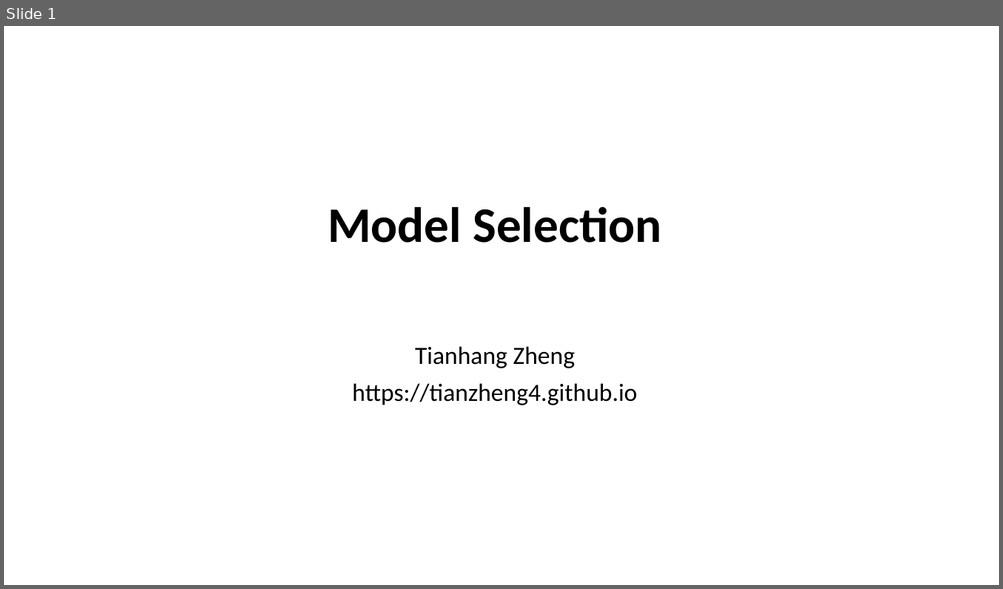
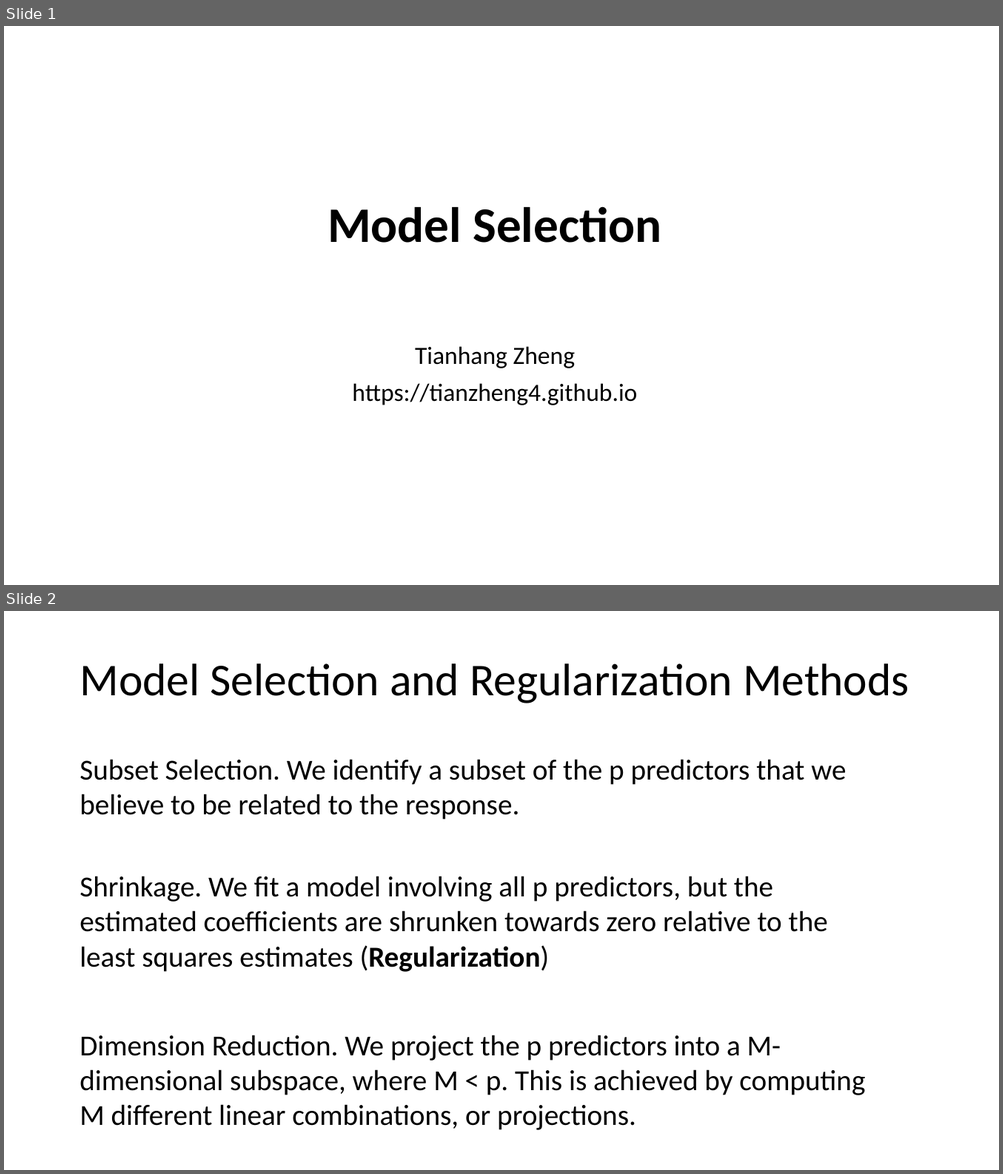
Before and after one commit to tianzheng4/tianzheng4.github.io, a slide deck: _umkc-teaching/slides/Lecture7.pptx. Shown one above the other, each under a label of ours: slide 1 before the commit, slides 1 and 2 after it. The pictures are 1003x589 and 1003x1174 pixels, drawn with LibreOffice and Linux fonts; fonts in the diff are those of the drawing. Boxes give left, top, right and bottom in pixels: in the first picture for what was removed or moved away, otherwise in the second. Text is boxed around its words. In the diff, an @@ line names an element or a change of style, - is before the commit and + after.

```diff
--- a/_umkc-teaching/slides/Lecture7.pptx
+++ b/_umkc-teaching/slides/Lecture7.pptx
@@ slide 2 added at box(4, 611, 999, 1170), background #FFFFFF @@
@@ title added at box(79, 664, 909, 703), 44 pt, text #000000 @@
+Model Selection and Regularization Methods
@@ text added at box(79, 759, 845, 820), 28 pt, text #000000 @@
+Subset Selection. We identify a subset of the p predictors that we believe to be related to the response.
@@ text added at box(79, 876, 828, 972), 28 pt, text #000000 @@
+Shrinkage. We fit a model involving all p predictors, but the estimated coefficients are shrunken towards zero relative to the least squares estimates (Regularization)
@@ text added at box(79, 1035, 865, 1130), 28 pt, text #000000 @@
+Dimension Reduction. We project the p predictors into a M-dimensional subspace, where M < p. This is achieved by computing M different linear combinations, or projections.
```
Also in this commit, not shown: 1 other slide added, 15 slides removed, 1 other file.
